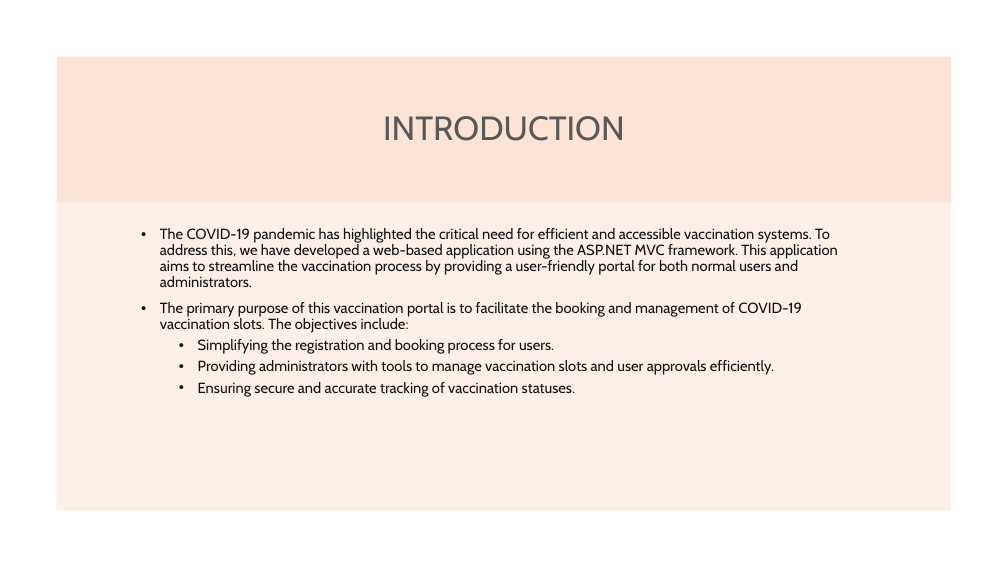
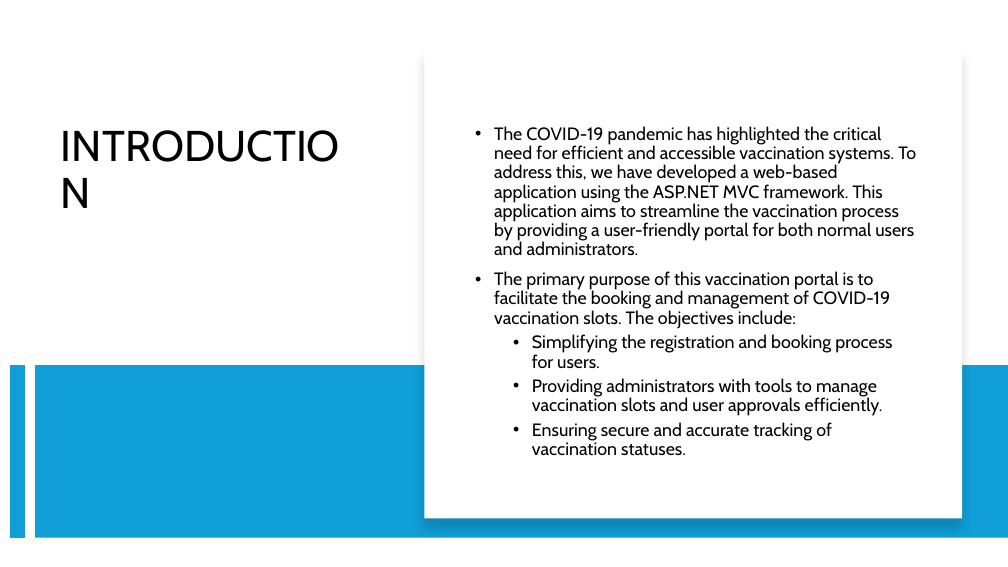
Before and after one commit to lookinfome/VaxTrack_v1.0.0, a slide deck: slide 3 of Vax Track V1 - Beta.pptx. Drawn at 1008x567 pixels with LibreOffice and Linux fonts; fonts in the diff are those of the drawing. Boxes give left, top, right and bottom in pixels: in the first picture for what was removed or moved away, otherwise in the second. Text is boxed around its words. In the diff, an @@ line names an element or a change of style, - is before the commit and + after.

```diff
--- a/Vax Track V1 - Beta.pptx
+++ b/Vax Track V1 - Beta.pptx
@@ rectangle removed at [57,57,951,202] @@
@@ rectangle added at [424,48,962,518], fill #FFFFFF @@
@@ title "INTRODUCTION": place and size @@
-title "INTRODUCTION" at [383,116,625,141]
+title "INTRODUCTION" at [54,121,368,343]
@@ title "INTRODUCTION" at [54,121,368,343]: size 32 to 41 pt, text colour #595959 to #000000; alignment centre to left; vertical alignment middle to top @@
@@ text "The COVID-19 pandemic has highlighted ...": place and size @@
-text "The COVID-19 pandemic has highlighted ..." at [160,228,838,397]
+text "The COVID-19 pandemic has highlighted ..." at [494,126,916,456]
@@ text "The COVID-19 pandemic has highlighted ..." at [494,126,916,456]: size 14 to 17 pt, text colour #111111 to #000000 @@
@@ rectangle removed at [57,202,952,510] @@
@@ line added from (17, 365) to (17, 538), #0F9ED5 14 pt @@
@@ rectangle added at [35,365,1008,538], fill #0F9ED5 @@
```
Also in this commit, not shown: 20 other slides changed.
